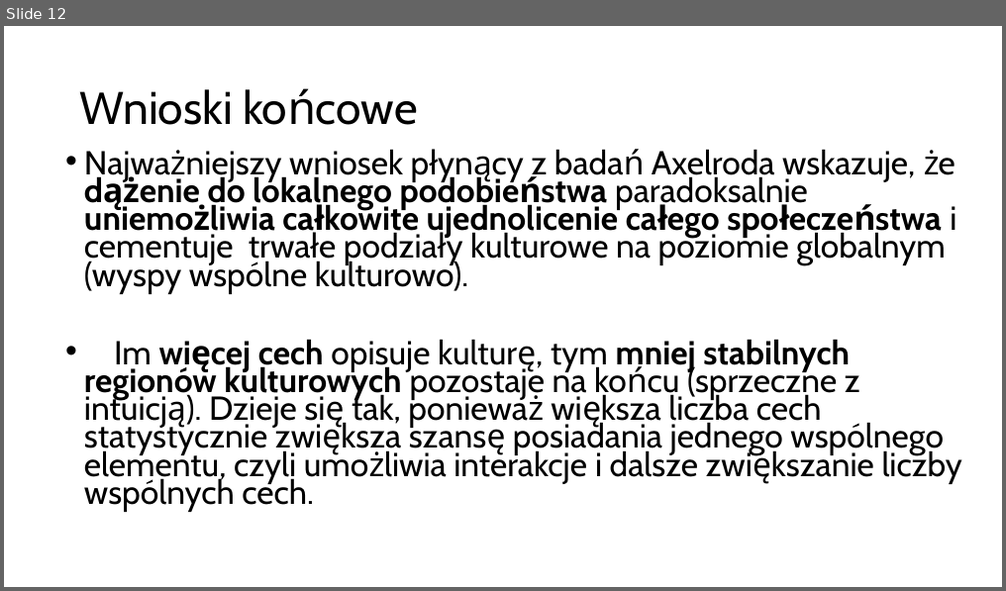
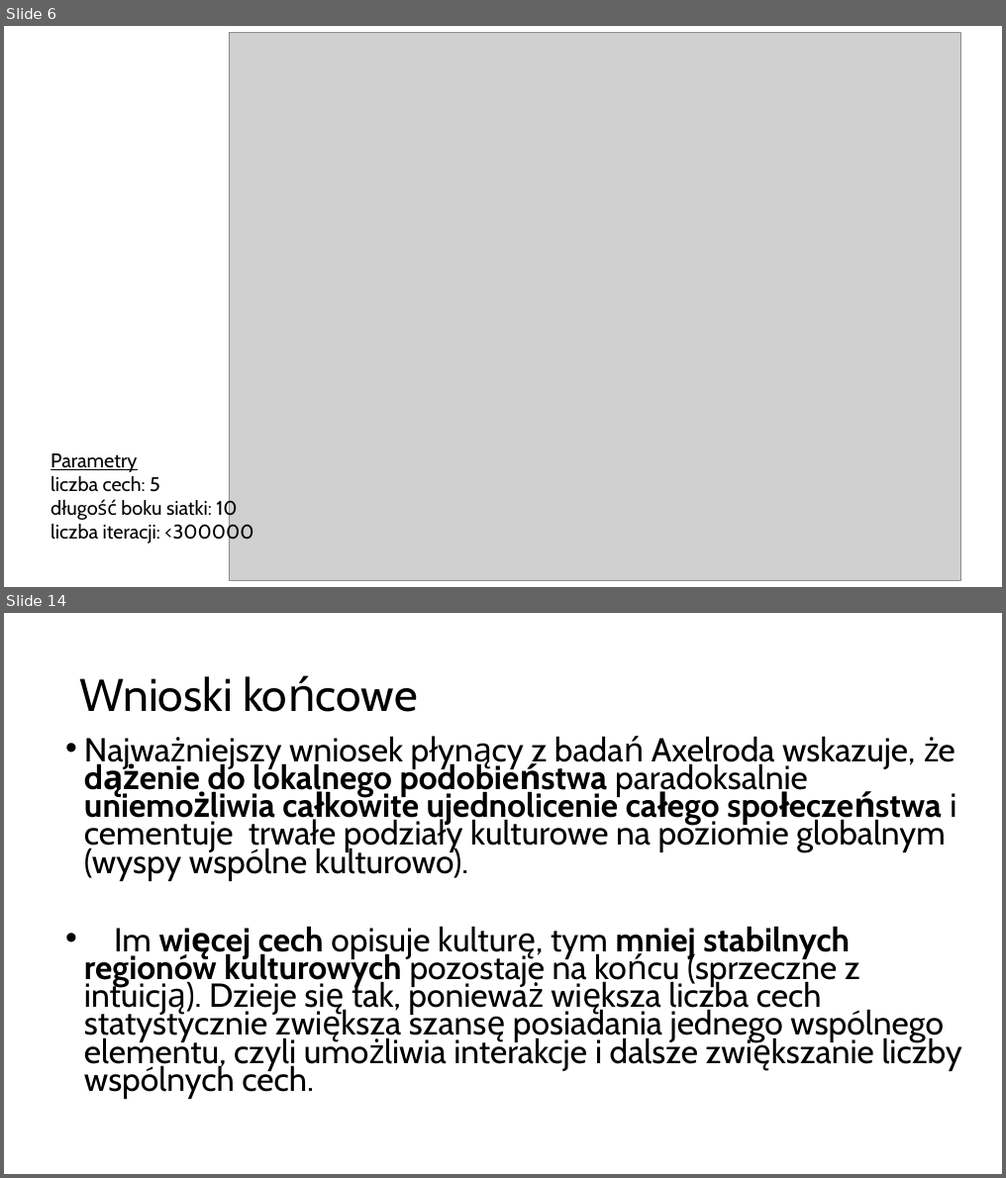
Before and after one commit to Karol-Garbaczewski/Axelrod_model, a slide deck: ModelAxelroda_prezentacja.pptx. Shown one above the other, each under a label of ours: slide 12 before the commit, slides 6 and 14 after it; the slides between them are not shown. The pictures are 1006x591 and 1006x1178 pixels, drawn with LibreOffice and Linux fonts; fonts in the diff are those of the drawing; grey boxes stand for pictures. Boxes give left, top, right and bottom in pixels: in the first picture for what was removed or moved away, otherwise in the second. Text is boxed around its words. In the diff, an @@ line names an element or a change of style, - is before the commit and + after.

Commit message:
Wykresy i poprawne parametry pod nimi

```diff
--- a/ModelAxelroda_prezentacja.pptx
+++ b/ModelAxelroda_prezentacja.pptx
@@ slide 6 added at [4,26,1002,587], background #FFFFFF @@
@@ picture added at [229,32,960,580] @@
@@ text added at [51,454,253,544], 19 pt, text #000000 @@
+Parametry
+liczba cech: 5
+długość boku siatki: 10
+liczba iteracji: <300000
@@ what was slide 12 is now slide 14 @@
```
Also in this commit, not shown: 4 slides changed, 5 other slides added, 4 slides removed.
